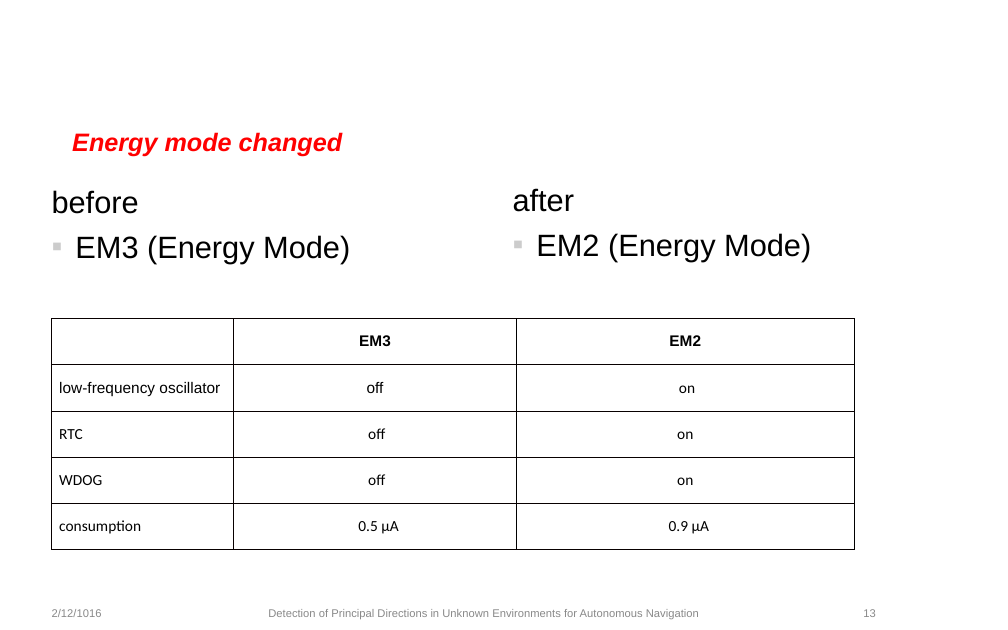
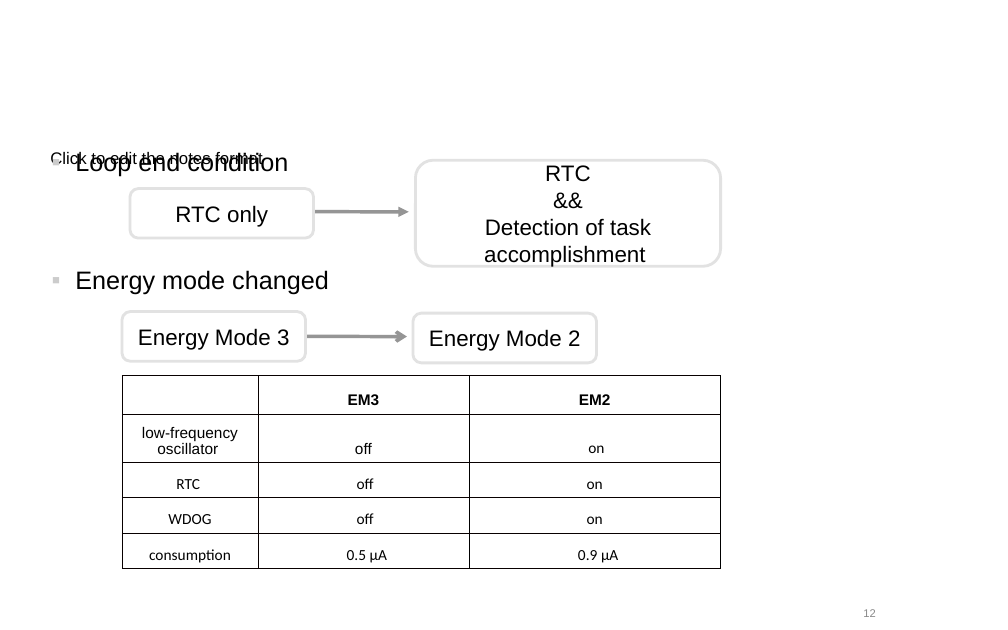
Before and after one commit to yitong-quan/thesis_indoorLocalization, a slide deck: slide 12 of text_editing/ppt/Zwischenpraesentation.ppt (slide 13 before the commit). Drawn at 1008x630 pixels with LibreOffice and Linux fonts; fonts in the diff are those of the drawing; background and template pictures are left out. Boxes give left, top, right and bottom in pixels: in the first picture for what was removed or moved away, otherwise in the second. Text is boxed around its words. In the diff, an @@ line names an element or a change of style, - is before the commit and + after.

Commit message:
PPT

```diff
--- a/text_editing/ppt/Zwischenpraesentation.ppt
+++ b/text_editing/ppt/Zwischenpraesentation.ppt
@@ text "Loop end condition": place and size @@
-text "Loop end condition" at box(72, 132, 343, 157)
+text "Loop end condition" at box(75, 152, 329, 295)
@@ text added at box(50, 150, 263, 168), 12 pt, text #000000 @@
+Click to edit the notes format
@@ text at box(75, 152, 288, 177): paragraph added @@
+▪ Loop end condition
@@ rounded rectangle added at box(415, 160, 721, 266), fill #FFFFFF, outline #E2E2E2 2.01 pt, 16 pt, text #000000 @@
+RTC
+&&
+Detection of task accomplishment
@@ text removed at box(52, 190, 350, 263) @@
-before
-▪ EM3 (Energy Mode)
@@ rounded rectangle added at box(130, 188, 313, 238), fill #FFFFFF, outline #E2E2E2 2.01 pt, 16 pt, text #000000 @@
+RTC only
@@ text removed at box(513, 188, 811, 261) @@
-after
-▪ EM2 (Energy Mode)
@@ arrow added from (250, 212) to (409, 212), #959595 2.49 pt @@
@@ text at box(75, 270, 329, 295): text colour #FF0000 to #000000, bold off, italic off in "Energy mode changed"; bullet none to ▪; more space between paragraphs @@
@@ rounded rectangle added at box(122, 311, 305, 361), fill #FFFFFF, outline #E2E2E2 2.01 pt, 16 pt, text #000000 @@
+Energy Mode 3
@@ rounded rectangle added at box(413, 313, 597, 363), fill #FFFFFF, outline #E2E2E2 2.01 pt, 16 pt, text #000000 @@
+Energy Mode 2
@@ arrow added from (248, 337) to (407, 337), #959595 2.49 pt @@
@@ table at box(122, 376, 721, 567) @@
@@ line spacing 1 to 0.9 @@
@@ alignment left to centre @@
@@ table: place and size @@
-table at box(51, 319, 855, 549)
+table at box(122, 376, 721, 567)
@@ text removed at box(52, 609, 102, 617) @@
-2/12/1016
@@ text removed at box(268, 609, 699, 619) @@
-Detection of Principal Directions in Unknown Environments for Autonomous Navigation
```
Also in this commit, not shown: 30 other slides changed, 12 slides added, 15 slides removed, 3 other files.
